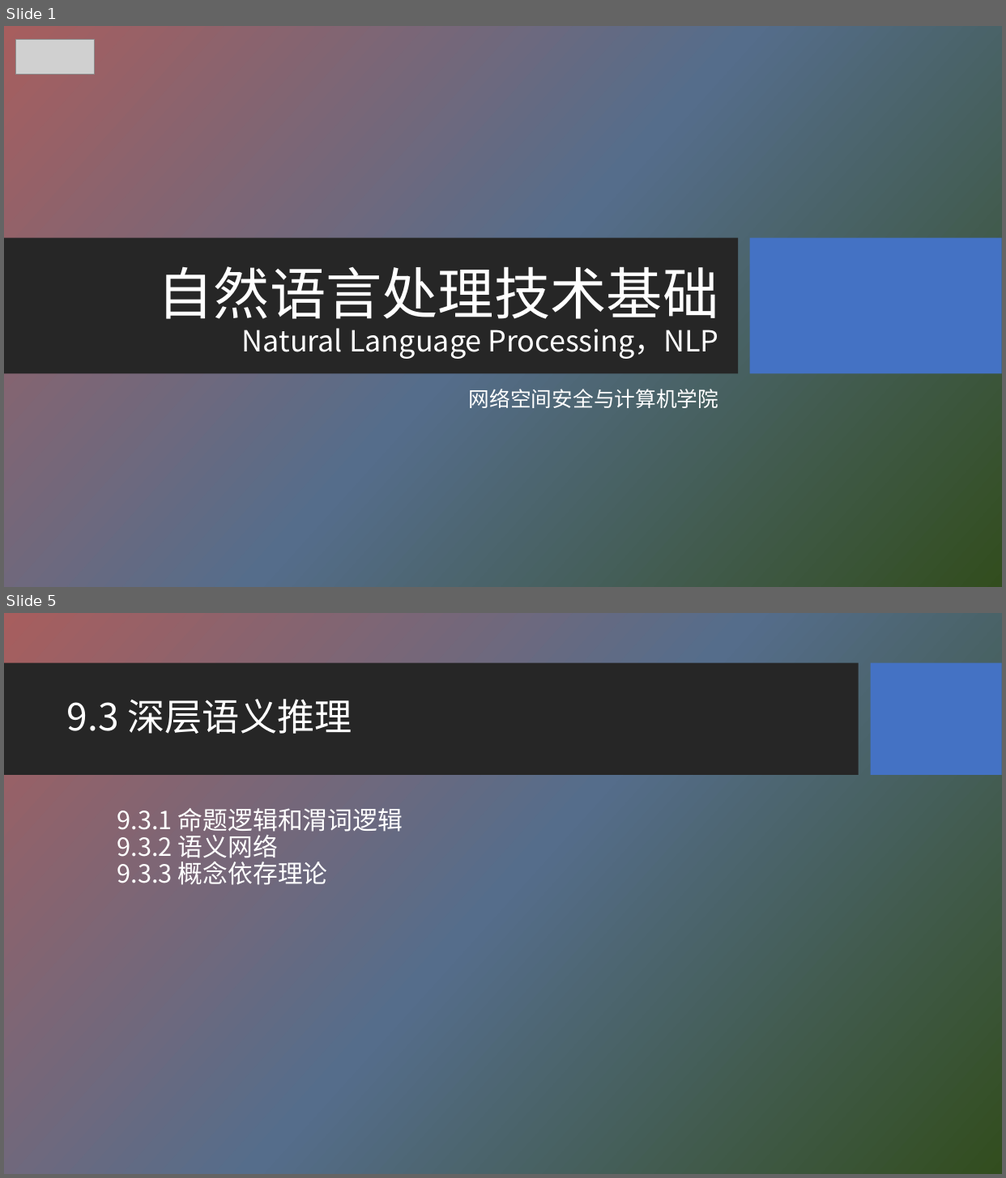
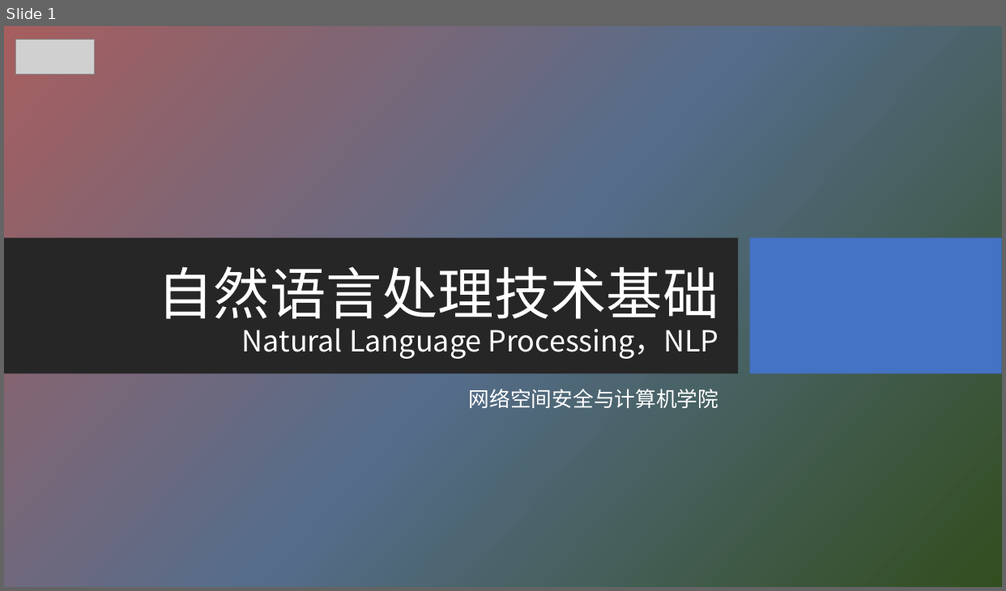
Before and after one commit to HBU/NLP_PPT, a slide deck: PPT-2020/ch09 语义分析.pptx. Shown one above the other, each under a label of ours: slides 1 and 5 before the commit, slide 1 after it; the slides between them are not shown. The pictures are 1006x1178 and 1006x591 pixels, drawn with LibreOffice and Linux fonts; fonts in the diff are those of the drawing; grey boxes stand for pictures; background and template pictures are left out. Boxes give left, top, right and bottom in pixels: in the first picture for what was removed or moved away, otherwise in the second. Text is boxed around its words. In the diff, an @@ line names an element or a change of style, - is before the commit and + after.

```diff
--- a/PPT-2020/ch09 语义分析.pptx
+++ b/PPT-2020/ch09 语义分析.pptx
@@ slide 5 removed at box(4, 613, 1002, 1174), background picture (left out) @@
@@ rectangle removed at box(4, 663, 859, 776) @@
@@ rectangle removed at box(871, 663, 1002, 776) @@
@@ title removed at box(67, 699, 351, 734) @@
-9.3 深层语义推理
@@ text removed at box(117, 808, 403, 885) @@
-9.3.1 命题逻辑和渭词逻辑
-9.3.2 语义网络
-9.3.3 概念依存理论
```
Also in this commit, not shown: 1 slide changed, 8 slides added, 2 other slides removed, 1 other file.
